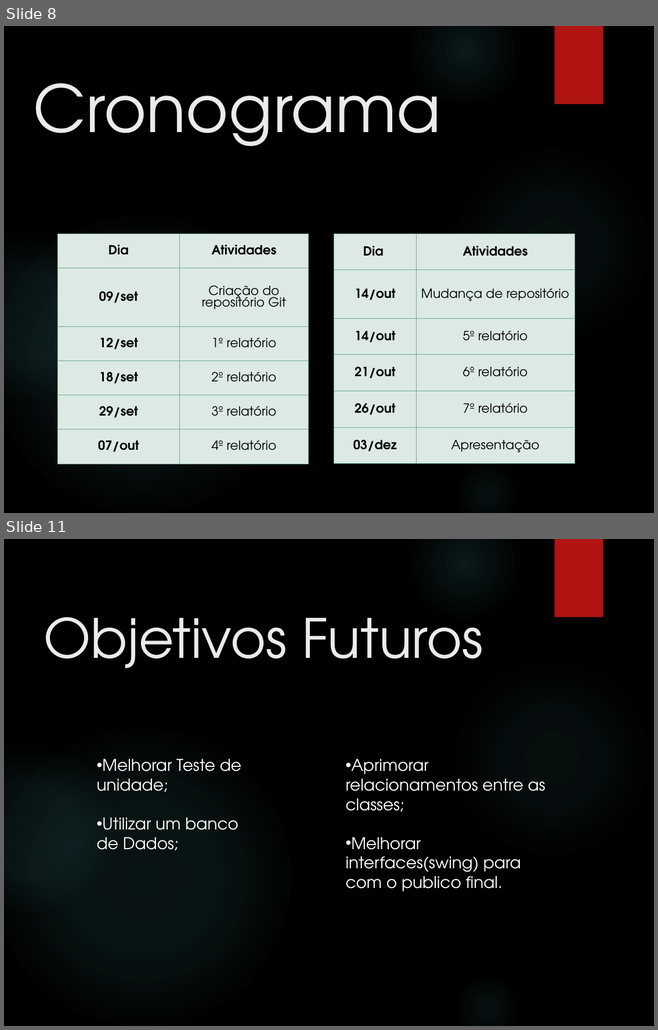
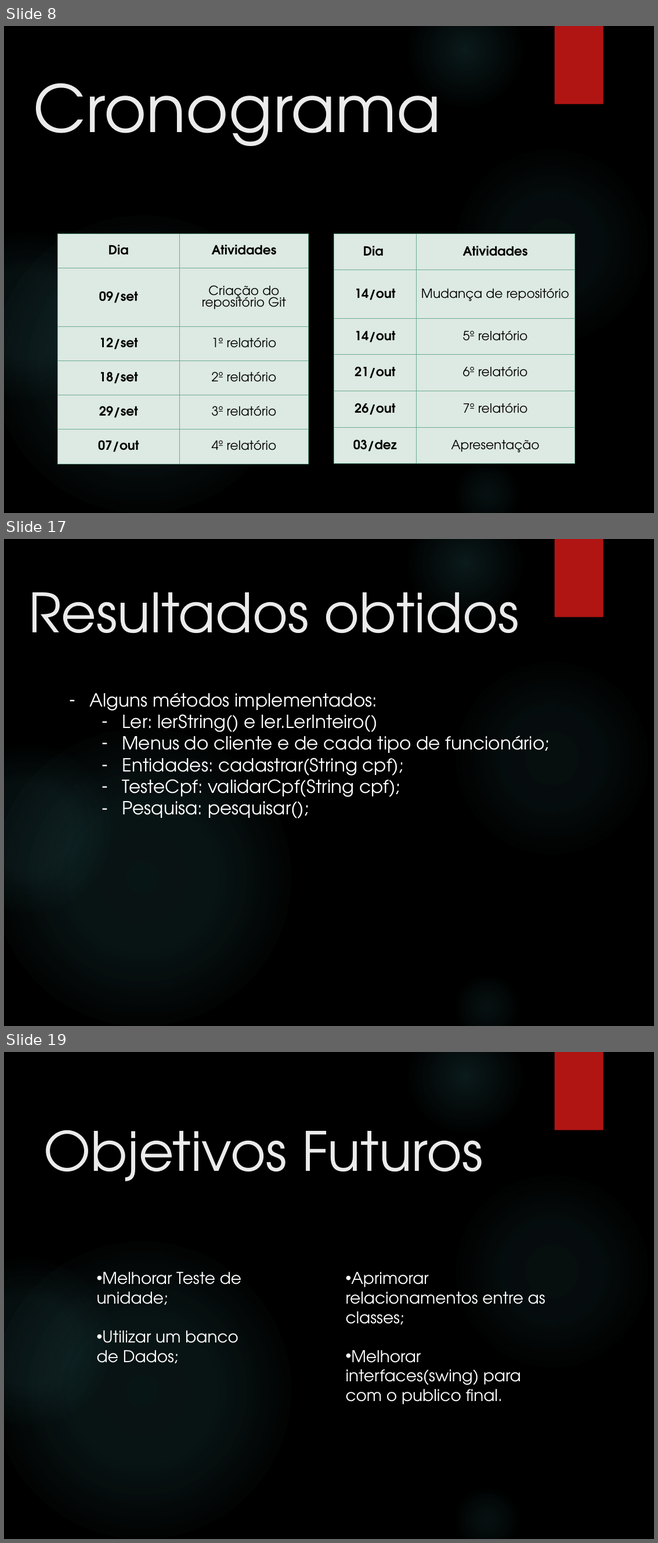
Before and after one commit to rafa7lima/SistemaVoo2.0, a slide deck: Apresentação/Apresentação Grupo 7_MOD.pptx. Shown one above the other, each under a label of ours: slides 8 and 11 before the commit, slides 8, 17 and 19 after it; the slides between them are not shown. The pictures are 658x1030 and 658x1543 pixels, drawn with LibreOffice and Linux fonts; fonts in the diff are those of the drawing; background and template pictures are left out. Boxes give left, top, right and bottom in pixels: in the first picture for what was removed or moved away, otherwise in the second. Text is boxed around its words. In the diff, an @@ line names an element or a change of style, - is before the commit and + after.

```diff
--- a/Apresentação/Apresentação Grupo 7_MOD.pptx
+++ b/Apresentação/Apresentação Grupo 7_MOD.pptx
@@ slide 17 added at (4,539,654,1026), background picture (left out); not listed: 6 template elements that a slide beside it also shows @@
@@ title added at (28,592,518,634), 60 pt, text #EBEBEB @@
+Resultados obtidos
@@ text added at (89,693,549,819), 20 pt, text #FFFFFF @@
+– Alguns métodos implementados:
+  – Ler: lerString() e ler.LerInteiro()
+  – Menus do cliente e de cada tipo de funcionário;
+  – Entidades: cadastrar(String cpf);
+  – TesteCpf: validarCpf(String cpf);
+  – Pesquisa: pesquisar();
@@ what was slide 11 is now slide 19 @@
```
Also in this commit, not shown: 6 slides changed, 7 other slides added, 1 other file.
